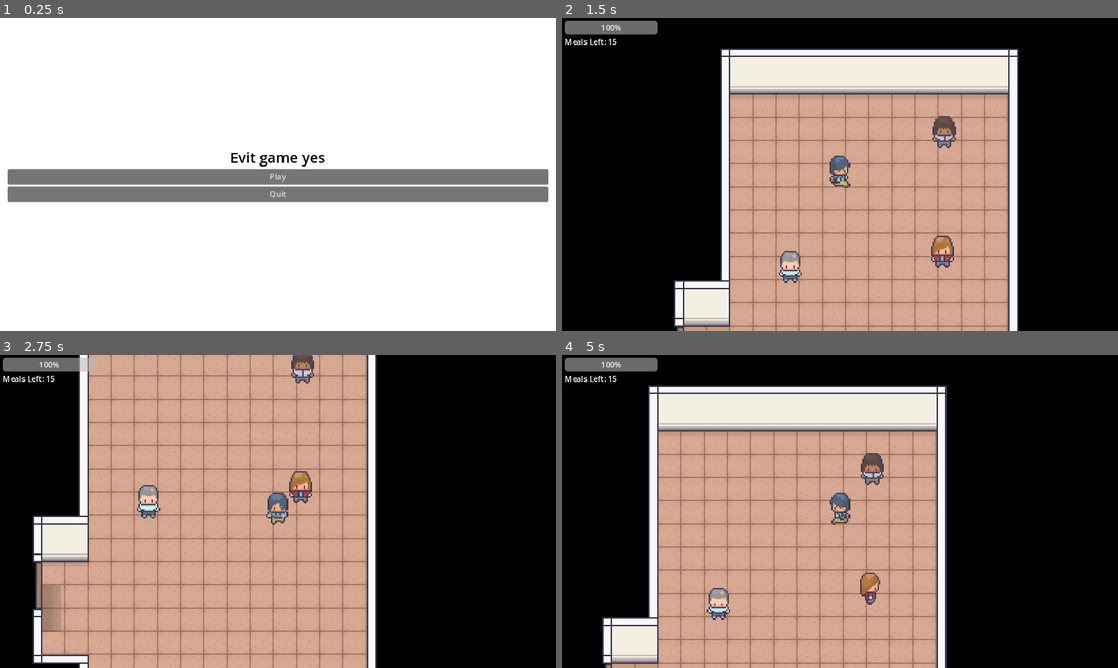
Above: before the commit, frames 1-4 (two rows, left to right).
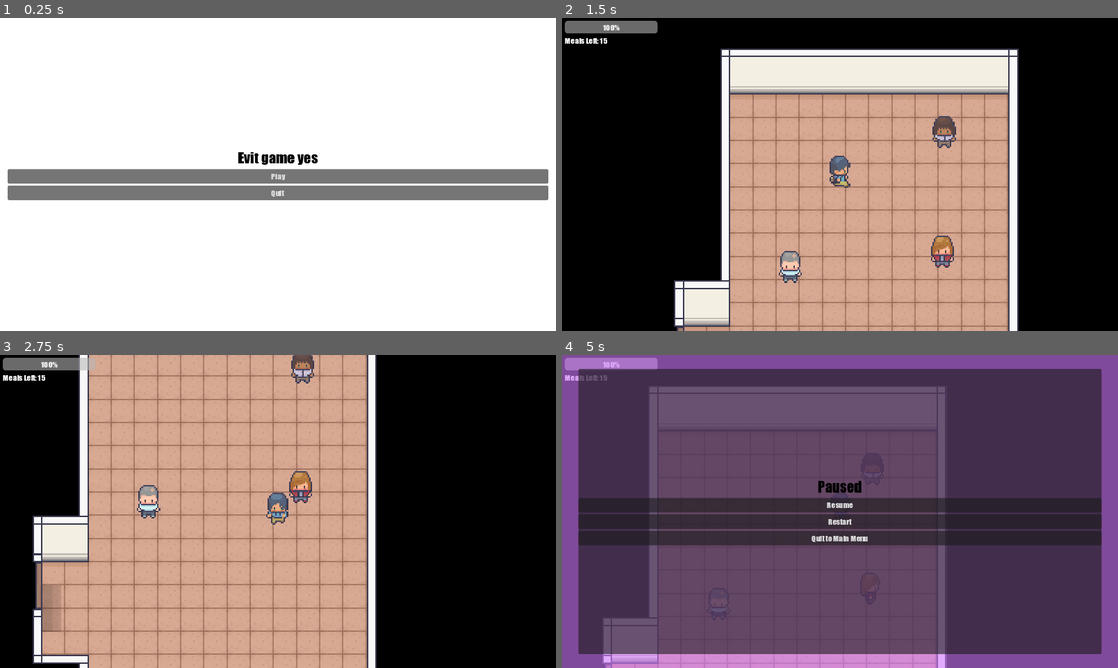
Above: after the commit, the same moments.

Repository: TamaT1ME/EVIT_Game-MJ_McElroy
Game: Godot game, scene res://Scenes/m_menu.tscn
The game is run twice, just before and just after one commit, with the same random seed, the same clock (stepped at 60 frames per second) and the same inputs.
Inputs:
- Up to frame 1 (0.25 s): no input
- Up to frame 2 (1.5 s): click "Play" at 0.5 s; tap Enter (ui_accept) at 1.25 s; hold D (ui_right) from 1.28 s (still down)
- Up to frame 3 (2.75 s): tap Enter (ui_accept) at 1.52, 2.27 s; release D (ui_right) at 2.03 s; hold S (ui_down) from 2.03 s (still down)
- Up to frame 4 (5 s): release S (ui_down) at 2.78 s; hold D (ui_right) 2.78-3.53 s; hold W (ui_up) 3.53-4.28 s; tap Enter (ui_accept) at 3.77, 4.52 s; hold A (ui_left) from 4.28 s (still down); tap Escape (ui_cancel) at 4.9 s

The runs differ from the first frame. In frame 1, 2.0% of the frame differs, in the area x 1-99%, y 42-59%; in frame 2, 0.3%; in frame 3, 0.2%; in frame 4, 98%, in the area x 0-100%, y 0-100%.

Commit message:
ttf update
font

Diff:
--- a/Scenes/main.tres
+++ b/Scenes/main.tres
@@ -111,6 +111,12 @@
 
 [sub_resource type="TileMapPattern" id="TileMapPattern_lbwxp"]
 tile_data = PackedInt32Array(0, 393217, 8)
+
+[sub_resource type="TileMapPattern" id="TileMapPattern_f61ar"]
+tile_data = PackedInt32Array(0, 1572866, 4)
+
+[sub_resource type="TileMapPattern" id="TileMapPattern_yln5o"]
+tile_data = PackedInt32Array(0, 1638402, 4)
 
 [sub_resource type="TileMapPattern" id="TileMapPattern_nl233"]
 tile_data = PackedInt32Array(0, 393217, 7)
@@ -1643,15 +1649,59 @@
 24:4/0 = 0
 24:4/0/physics_layer_0/linear_velocity = Vector2(0, 0)
 24:4/0/physics_layer_0/angular_velocity = 0.0
+24:4/0/physics_layer_0/polygon_0/points = PackedVector2Array(-12.0208, -9.01561, 11.844, -8.83884, 12.1976, 15.026, -11.844, 14.8492)
 25:4/0 = 0
 25:4/0/physics_layer_0/linear_velocity = Vector2(0, 0)
 25:4/0/physics_layer_0/angular_velocity = 0.0
+25:4/0/physics_layer_0/polygon_0/points = PackedVector2Array(-11.8882, -9.104, 12.0625, -9, 12.0625, 15.125, -11.8125, 15)
 26:3/0 = 0
 26:3/0/physics_layer_0/linear_velocity = Vector2(0, 0)
 26:3/0/physics_layer_0/angular_velocity = 0.0
 27:3/0 = 0
 27:3/0/physics_layer_0/linear_velocity = Vector2(0, 0)
 27:3/0/physics_layer_0/angular_velocity = 0.0
+9:6/0 = 0
+9:6/0/physics_layer_0/linear_velocity = Vector2(0, 0)
+9:6/0/physics_layer_0/angular_velocity = 0.0
+7:5/0 = 0
+7:5/0/physics_layer_0/linear_velocity = Vector2(0, 0)
+7:5/0/physics_layer_0/angular_velocity = 0.0
+8:5/0 = 0
+8:5/0/physics_layer_0/linear_velocity = Vector2(0, 0)
+8:5/0/physics_layer_0/angular_velocity = 0.0
+8:4/0 = 0
+8:4/0/physics_layer_0/linear_velocity = Vector2(0, 0)
+8:4/0/physics_layer_0/angular_velocity = 0.0
+7:4/0 = 0
+7:4/0/physics_layer_0/linear_velocity = Vector2(0, 0)
+7:4/0/physics_layer_0/angular_velocity = 0.0
+7:3/0 = 0
+7:3/0/physics_layer_0/linear_velocity = Vector2(0, 0)
+7:3/0/physics_layer_0/angular_velocity = 0.0
+8:3/0 = 0
+8:3/0/physics_layer_0/linear_velocity = Vector2(0, 0)
+8:3/0/physics_layer_0/angular_velocity = 0.0
+8:6/0 = 0
+8:6/0/physics_layer_0/linear_velocity = Vector2(0, 0)
+8:6/0/physics_layer_0/angular_velocity = 0.0
+20:3/0 = 0
+20:3/0/physics_layer_0/linear_velocity = Vector2(0, 0)
+20:3/0/physics_layer_0/angular_velocity = 0.0
+21:3/0 = 0
+21:3/0/physics_layer_0/linear_velocity = Vector2(0, 0)
+21:3/0/physics_layer_0/angular_velocity = 0.0
+20:4/0 = 0
+20:4/0/physics_layer_0/linear_velocity = Vector2(0, 0)
+20:4/0/physics_layer_0/angular_velocity = 0.0
+21:4/0 = 0
+21:4/0/physics_layer_0/linear_velocity = Vector2(0, 0)
+21:4/0/physics_layer_0/angular_velocity = 0.0
+20:5/0 = 0
+20:5/0/physics_layer_0/linear_velocity = Vector2(0, 0)
+20:5/0/physics_layer_0/angular_velocity = 0.0
+21:5/0 = 0
+21:5/0/physics_layer_0/linear_velocity = Vector2(0, 0)
+21:5/0/physics_layer_0/angular_velocity = 0.0
 
 [sub_resource type="TileSetAtlasSource" id="TileSetAtlasSource_xlg55"]
 texture = ExtResource("4_72nk2")
@@ -1815,3 +1865,5 @@
 pattern_37 = SubResource("TileMapPattern_cenct")
 pattern_38 = SubResource("TileMapPattern_vo158")
 pattern_39 = SubResource("TileMapPattern_3atkj")
+pattern_40 = SubResource("TileMapPattern_f61ar")
+pattern_41 = SubResource("TileMapPattern_yln5o")
--- a/Scenes/main.tscn
+++ b/Scenes/main.tscn
@@ -487,6 +487,7 @@
 libraries = {
 "": SubResource("AnimationLibrary_uo30m")
 }
+autoplay = "Idle Down"
 
 [node name="Sprite2D" type="Sprite2D" parent="Player"]
 position = Vector2(-0.00976563, -17.9926)
@@ -556,7 +557,6 @@
 
 [node name="CanvasLayer2" type="CanvasLayer" parent="Player"]
 process_mode = 3
-visible = false
 
 [node name="Pause" parent="Player/CanvasLayer2" instance=ExtResource("14_mwui6")]
 
--- a/Scenes/pause.tscn
+++ b/Scenes/pause.tscn
@@ -1,13 +1,26 @@
-[gd_scene load_steps=5 format=3 uid="uid://2srym2sxh2jb"]
+[gd_scene load_steps=9 format=3 uid="uid://2srym2sxh2jb"]
 
 [ext_resource type="Theme" uid="uid://dekt75mg06nhr" path="res://new_theme.tres" id="1_3mu7c"]
 [ext_resource type="Script" path="res://Scripts/pause.gd" id="1_etlr2"]
 
 [sub_resource type="Theme" id="Theme_54ao0"]
 
+[sub_resource type="SystemFont" id="SystemFont_fjf2b"]
+font_names = PackedStringArray("Impact")
+msdf_pixel_range = 24
+
 [sub_resource type="LabelSettings" id="LabelSettings_lrngx"]
 font_size = 30
 font_color = Color(0, 0, 0, 1)
+
+[sub_resource type="SystemFont" id="SystemFont_nm31e"]
+msdf_pixel_range = 24
+
+[sub_resource type="SystemFont" id="SystemFont_ipfmr"]
+msdf_pixel_range = 24
+
+[sub_resource type="SystemFont" id="SystemFont_vssmi"]
+msdf_pixel_range = 24
 
 [node name="Pause" type="Control"]
 layout_mode = 3
@@ -53,6 +66,7 @@
 
 [node name="RichTextLabel" type="Label" parent="MarginContainer/VBoxContainer"]
 layout_mode = 2
+theme_override_fonts/font = SubResource("SystemFont_fjf2b")
 text = "Paused"
 label_settings = SubResource("LabelSettings_lrngx")
 horizontal_alignment = 1
@@ -62,14 +76,17 @@
 
 [node name="Resume" type="Button" parent="MarginContainer/VBoxContainer"]
 layout_mode = 2
+theme_override_fonts/font = SubResource("SystemFont_nm31e")
 text = "Resume"
 
 [node name="Reset" type="Button" parent="MarginContainer/VBoxContainer"]
 layout_mode = 2
+theme_override_fonts/font = SubResource("SystemFont_ipfmr")
 text = "Restart"
 
 [node name="Menu" type="Button" parent="MarginContainer/VBoxContainer"]
 layout_mode = 2
+theme_override_fonts/font = SubResource("SystemFont_vssmi")
 text = "Quit to Main Menu"
 
 [connection signal="pressed" from="MarginContainer/VBoxContainer/Resume" to="." method="_on_resume_pressed"]
--- a/new_theme.tres
+++ b/new_theme.tres
@@ -1,3 +1,6 @@
-[gd_resource type="Theme" format=3 uid="uid://dekt75mg06nhr"]
+[gd_resource type="Theme" load_steps=2 format=3 uid="uid://dekt75mg06nhr"]
+
+[ext_resource type="FontFile" uid="uid://t27o1ba7ehp5" path="res://impact.ttf" id="1_dmqov"]
 
 [resource]
+default_font = ExtResource("1_dmqov")
--- a/project.godot
+++ b/project.godot
@@ -27,6 +27,10 @@
 [dotnet]
 
 project/assembly_name="Evit Game - MJ McElroy"
+
+[gui]
+
+theme/custom="res://new_theme.tres"
 
 [input]
 
Not shown: 1 places in Scenes/main.tres that only renumber resources
Binary file removed: Textures/IDPowerUp.png
Not shown, removed: Textures/IDPowerUp.png.import
Binary file added: impact.ttf
Not shown, added: impact.ttf.import
